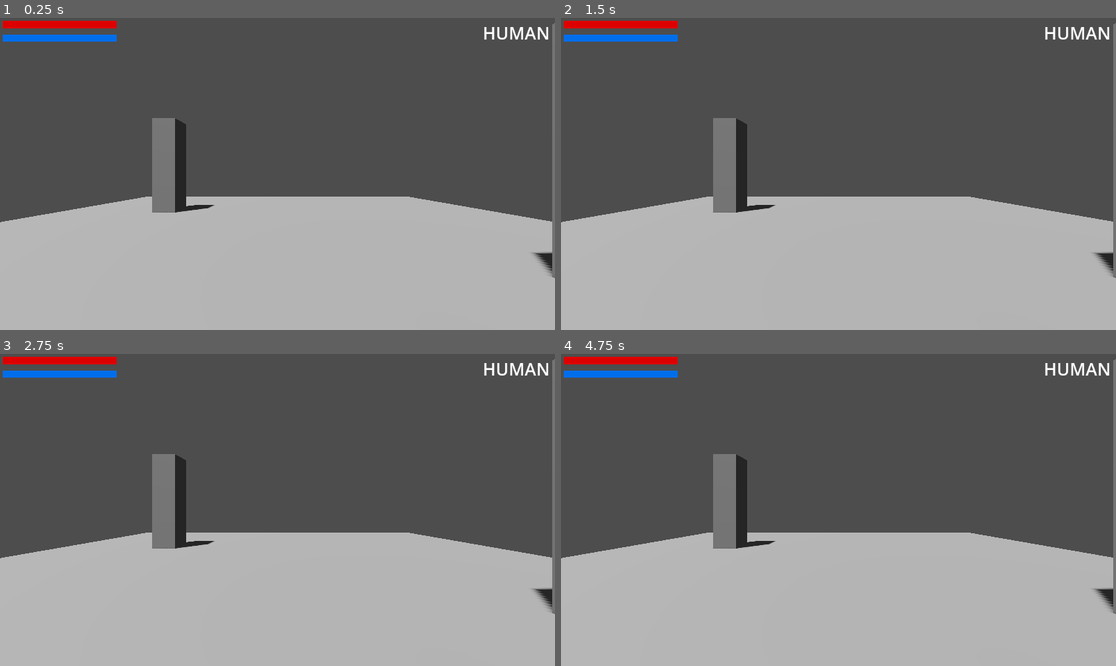
Above: before the commit, frames 1-4 (two rows, left to right).
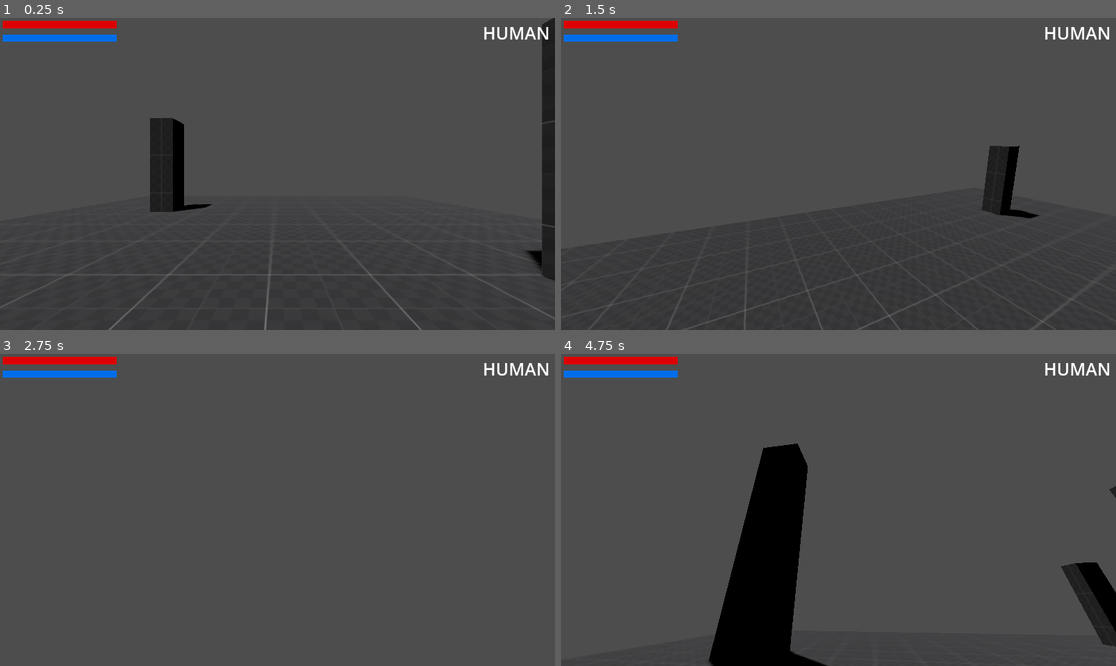
Above: after the commit, the same moments.

Repository: SpaceMoreDev/Codename_Retribution
Game: Godot game, scene res://Scenes/Main.tscn
The game is run twice, just before and just after one commit, with the same random seed, the same clock (stepped at 60 frames per second) and the same inputs.
Inputs (mouse positions are in pixels of both pictures, inside the frame that each line leads up to):
- Up to frame 1 (0.25 s): no input
- Up to frame 2 (1.5 s): tap Enter at 0.5 s; move the mouse to (960, 158) at 0.52 s; hold D (RIGHT) 0.53-1.28 s; tap Shift (RUN, bound only after the commit) at 0.6 s; tap Space (JUMP, bound only after the commit) at 0.77, 0.8, 1.07, 1.35 s; move the mouse to (727, 189) at 1.27 s; hold S (DOWN) from 1.28 s (still down)
- Up to frame 3 (2.75 s): tap Space (JUMP, bound only after the commit) at 1.52, 1.82, 2.3 s; tap Shift (RUN, bound only after the commit) at 1.55, 2.1 s; move the mouse to (333, 441) at 2.02 s; release S (DOWN) at 2.03 s; hold D (RIGHT) from 2.03 s (still down)
- Up to frame 4 (4.75 s): move the mouse to (810, 572) at 2.77 s; release D (RIGHT) at 2.78 s; hold W (UP) 2.78-3.53 s; tap Shift (RUN, bound only after the commit) at 2.85, 4.35 s; tap Space (JUMP, bound only after the commit) at 3.02, 3.32, 3.6, 3.77, 4.07, 4.52 s; move the mouse to (1005, 556) at 3.52 s; hold A (LEFT) from 3.53 s (still down); move the mouse to (672, 463) at 4.27 s

The runs differ from the first frame. In frame 1, 44% of the frame differs, in the area x 0-100%, y 0-100%; in frame 2, 43%; in frame 3, 42%; in frame 4, 45%, in the area x 0-100%, y 1-100%.

Commit message:
Fixed enviroment node error

Diff:
--- a/Scenes/Main.tscn
+++ b/Scenes/Main.tscn
@@ -1,21 +1,20 @@
 [gd_scene load_steps=4 format=3 uid="uid://bp755b7h6vn0g"]
 
 [ext_resource type="PackedScene" uid="uid://qc046bctp57n" path="res://Scenes/Packed/player.tscn" id="1_h4rhp"]
+[ext_resource type="Texture2D" uid="uid://crpfoqnttwg4n" path="res://Assets/Elements/texture_07.png" id="1_yuaat"]
 
-[sub_resource type="Environment" id="Environment_ratbs"]
-
-[sub_resource type="CameraAttributesPractical" id="CameraAttributesPractical_njfob"]
+[sub_resource type="StandardMaterial3D" id="StandardMaterial3D_erbuy"]
+albedo_texture = ExtResource("1_yuaat")
+uv1_triplanar = true
 
 [node name="World" type="Node3D"]
 
 [node name="Enviroment" type="Node3D" parent="."]
 
-[node name="WorldEnvironment" type="WorldEnvironment" parent="Enviroment"]
-environment = SubResource("Environment_ratbs")
-camera_attributes = SubResource("CameraAttributesPractical_njfob")
-
 [node name="CSGBox3D" type="CSGBox3D" parent="Enviroment"]
 transform = Transform3D(1, 0, 0, 0, 1, 0, 0, 0, 1, 0, -0.504995, 0)
+material_override = SubResource("StandardMaterial3D_erbuy")
+use_collision = true
 size = Vector3(11.6724, 1, 18.1756)
 
 [node name="CSGBox3D" type="CSGBox3D" parent="Enviroment/CSGBox3D"]
--- a/Scenes/Packed/player.tscn
+++ b/Scenes/Packed/player.tscn
@@ -3,10 +3,9 @@
 [ext_resource type="Script" path="res://Scripts/Player/PlayerController.gd" id="1_ej1b3"]
 [ext_resource type="Script" path="res://Scripts/Player/PlayerStats.gd" id="1_sce2v"]
 [ext_resource type="Texture2D" uid="uid://dxvfvq3vn03ba" path="res://NBeast_Bar.png" id="2_kkkfp"]
+[ext_resource type="Script" path="res://Scripts/Player/PlayerCamera.gd" id="2_rsliq"]
 
 [sub_resource type="CapsuleShape3D" id="CapsuleShape3D_tn7cq"]
-
-[sub_resource type="Environment" id="Environment_rb571"]
 
 [node name="Player" type="CharacterBody3D" node_paths=PackedStringArray("Stats")]
 transform = Transform3D(1, 0, 0, 0, 1, 0, 0, 0, 1, 0, 1.00689, 0)
@@ -17,7 +16,8 @@
 shape = SubResource("CapsuleShape3D_tn7cq")
 
 [node name="Camera3D" type="Camera3D" parent="."]
-environment = SubResource("Environment_rb571")
+transform = Transform3D(1, 0, 0, 0, 1, 0, 0, 0, 1, 0, 0.918134, 0)
+script = ExtResource("2_rsliq")
 
 [node name="Stats" type="Node3D" parent="."]
 script = ExtResource("1_sce2v")
--- /dev/null
+++ b/Scripts/Player/PlayerCamera.gd
@@ -0,0 +1,42 @@
+extends Camera3D
+
+@onready var _player_head: Node3D = get_parent()
+@onready var _player_camera: Camera3D = self
+
+@onready var _sensitivity = ProjectSettings.get_setting("player/look_sensitivity")
+
+#fov variables
+const BASE_FOV = 75.0
+const FOV_CHANGE = 1.0
+
+#head bob
+@export var _frequency = 3
+@export var _amplitude = 0.08
+var t_bob = 0.0
+
+func _ready():
+	Input.mouse_mode = Input.MOUSE_MODE_CAPTURED
+#	$AnimationPlayer.play("human|Idle")
+
+func _unhandled_input(event):
+	if(event is InputEventMouseMotion):
+		_player_head.rotate_y(-event.relative.x * _sensitivity)
+		_player_camera.rotate_x(-event.relative.y * _sensitivity)
+		_player_camera.rotation.x = clamp(_player_camera.rotation.x, deg_to_rad(-40), deg_to_rad(60))
+
+func _physics_process(delta):
+	t_bob += delta * get_parent().velocity.length() * float(get_parent().is_on_floor())
+	_player_camera.transform.origin = head_bobbing(t_bob)
+
+	# FOV
+	var velocity_clamped = clamp(get_parent().velocity.length(), 0.5, get_parent().SPRINT_SPEED * 2)
+	var target_fov = BASE_FOV + FOV_CHANGE * velocity_clamped
+	_player_camera.fov = lerp(_player_camera.fov, target_fov, delta * 8.0)
+
+
+
+func head_bobbing(time)->Vector3:
+	var pos = Vector3.ZERO
+	pos.y = sin(time *_frequency) * _amplitude
+	pos.x = cos(time *_frequency/2) * _amplitude
+	return pos
--- a/Scripts/Player/PlayerController.gd
+++ b/Scripts/Player/PlayerController.gd
@@ -4,5 +4,54 @@
 # Player stats like health, stamina and form
 @export var Stats : PlayerStats
 
+#movement variables
+var _input : Vector2 = Vector2.ZERO
+var Speed : float = 5.0
+var Jump_Speed : float = 6.0
+var canJump : bool  = true
+var original_gravity = 10.9
+var _gravity = original_gravity
+
+
+const WALK_SPEED = 3
+const SPRINT_SPEED = 7
+
+func _ready():
+	Speed = WALK_SPEED
+
+func Jump():
+	if(canJump and Input.is_action_just_pressed("JUMP") and is_on_floor()):
+		velocity.y = Jump_Speed
+
+func Move(delta):
+	var direction = transform.basis * Vector3(_input.x, 0 , _input.y).normalized()
+
+	if(not is_on_floor()):
+		velocity.y -= _gravity * delta
+	Jump()
+
+	if(is_on_floor()):
+		if(direction):
+			velocity.x = direction.x * Speed
+			velocity.z = direction.z * Speed
+		else:
+			velocity.x = lerp(velocity.x, direction.x * Speed, delta * 6.5)
+			velocity.z = lerp(velocity.z, direction.z * Speed, delta * 6.5)
+	else:
+		velocity.x = lerp(velocity.x, direction.x * Speed, delta * 3.0)
+		velocity.z = lerp(velocity.z, direction.z * Speed, delta * 3.0)
+
+	move_and_slide()
+
+
+@warning_ignore("unused_parameter")
 func _process(delta):
-	pass
+	_input = Input.get_vector("LEFT","RIGHT","UP","DOWN")
+
+	if(Input.is_action_just_pressed("RUN")):
+		Speed = SPRINT_SPEED
+	elif(Input.is_action_just_released("RUN")):
+		Speed = WALK_SPEED
+
+func _physics_process(delta):
+	Move(delta)
--- a/project.godot
+++ b/project.godot
@@ -57,6 +57,20 @@
 , Object(InputEventKey,"resource_local_to_scene":false,"resource_name":"","device":-1,"window_id":0,"alt_pressed":false,"shift_pressed":false,"ctrl_pressed":false,"meta_pressed":false,"pressed":false,"keycode":0,"physical_keycode":67,"key_label":0,"unicode":99,"echo":false,"script":null)
 ]
 }
+JUMP={
+"deadzone": 0.5,
+"events": [Object(InputEventKey,"resource_local_to_scene":false,"resource_name":"","device":-1,"window_id":0,"alt_pressed":false,"shift_pressed":false,"ctrl_pressed":false,"meta_pressed":false,"pressed":false,"keycode":0,"physical_keycode":32,"key_label":0,"unicode":32,"echo":false,"script":null)
+]
+}
+RUN={
+"deadzone": 0.5,
+"events": [Object(InputEventKey,"resource_local_to_scene":false,"resource_name":"","device":-1,"window_id":0,"alt_pressed":false,"shift_pressed":false,"ctrl_pressed":false,"meta_pressed":false,"pressed":false,"keycode":0,"physical_keycode":4194325,"key_label":0,"unicode":0,"echo":false,"script":null)
+]
+}
+
+[player]
+
+look_sensitivity=0.005
 
 [rendering]
 
Binary file added: Assets/Elements/NBeast_Bar.png
Not shown, added: Assets/Elements/NBeast_Bar.png.import
Binary file added: Assets/Elements/texture_07.png
Not shown, added: Assets/Elements/texture_07.png.import
